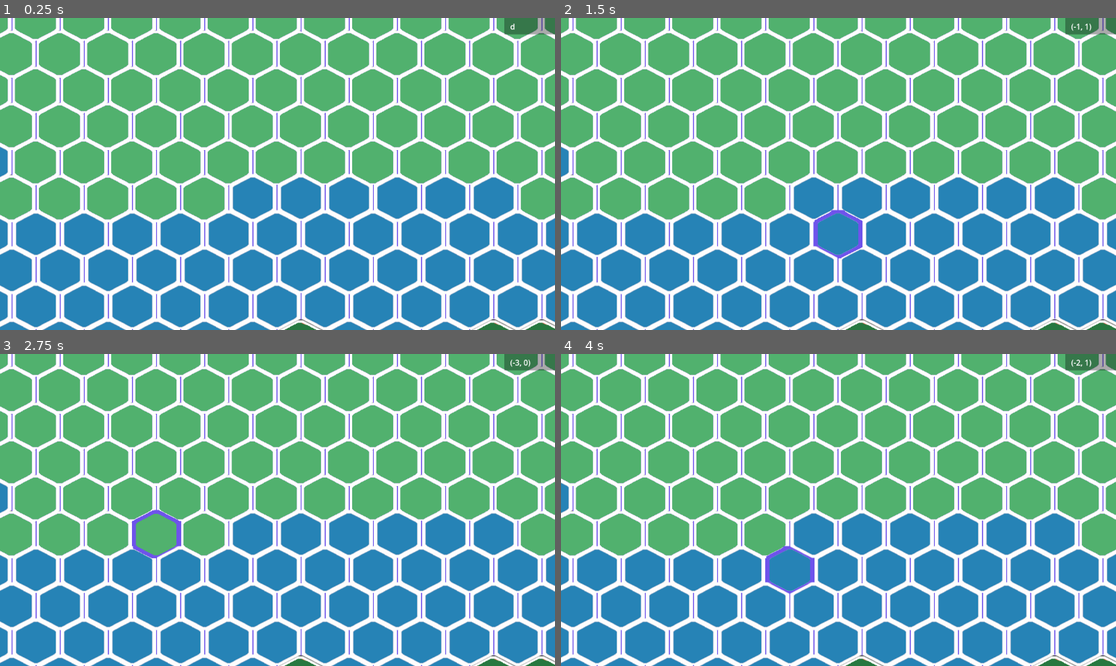
Above: before the commit, frames 1-4 (two rows, left to right).
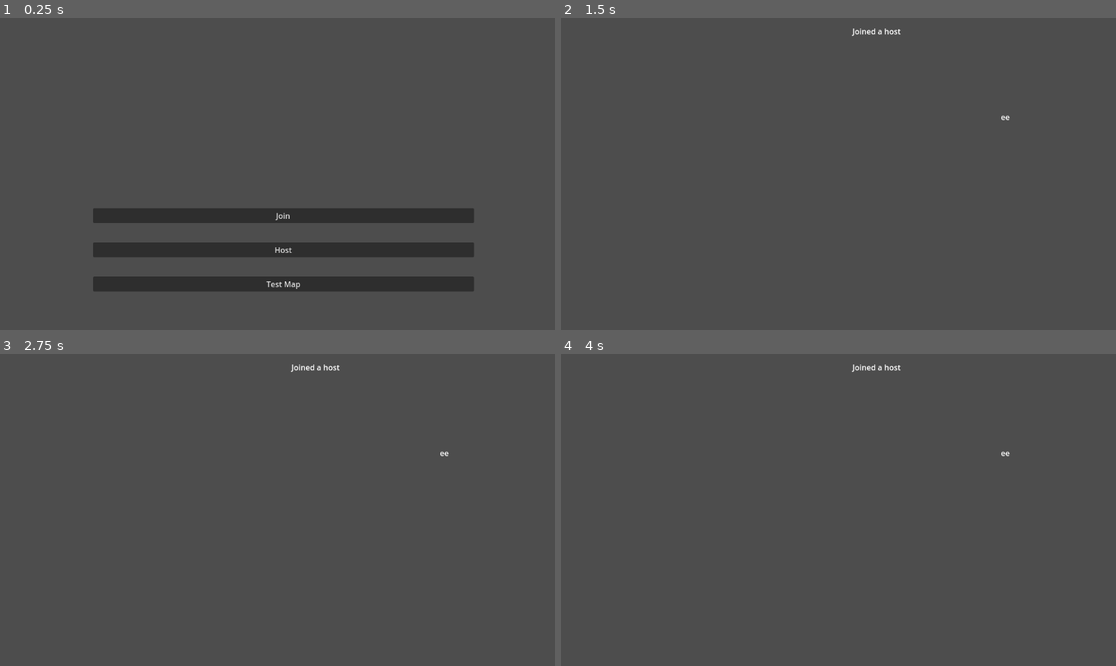
Above: after the commit, the same moments.

Repository: DragonCat4012/Shyv_Game
Game: Godot game, scene res://Scenes/menu.tscn
Same seed, same stepped clock (60 frames per second), same inputs: the game is played once before the commit and once after it. Before the commit the project starts from res://Scenes/map.tscn.
Inputs (mouse positions are in pixels of both pictures, inside the frame that each line leads up to):
- Up to frame 1 (0.25 s): no input
- Up to frame 2 (1.5 s): click (844, 214) at 0.5 s, where only the run after the commit has a clickable "Join"; tap Enter at 1.25 s; move the mouse to (960, 158) at 1.27 s; right-click (960, 158) at 1.35 s
- Up to frame 3 (2.75 s): tap Space at 2 s; move the mouse to (166, 525) at 2.02 s; click (166, 525) at 2.1 s
- Up to frame 4 (4 s): tap Enter at 2.75 s; move the mouse to (894, 441) at 2.77 s; right-click (894, 441) at 2.85 s; tap Space at 3.5 s; move the mouse to (810, 572) at 3.52 s; click (810, 572) at 3.6 s

The runs differ from the first frame. In frame 1, 100% of the frame differs, in the area x 0-100%, y 0-100%; in frame 2, 100%; in frame 3, 100%; in frame 4, 100%.

Commit message:
Created Scenes

Diff:
--- a/GamManager.gd
+++ b/GamManager.gd
@@ -3,18 +3,40 @@
 var multiplayer_peer = ENetMultiplayerPeer.new()
 const Port = 9999
 const Adress = "127.0.0.1"
+var connected_peer_ids = []
 
 func _on_host_pressed():
-	print("host")
 	multiplayer_peer.create_server(Port)
 	multiplayer.multiplayer_peer = multiplayer_peer
-	print("a: ", multiplayer.get_unique_id())
+	print("created host id: ", multiplayer.get_unique_id())
+
+	multiplayer_peer.peer_connected.connect(
+		func(new_peer_id):
+			rpc("add_newly_connected_player_character", new_peer_id)
+			rpc_id(new_peer_id, "add_previously_connected_player_character", connected_peer_ids)
+			addPlayer(new_peer_id)
+	)
+
 
 func _on_join_pressed():
-	print("join")
 	multiplayer_peer.create_client(Adress, Port)
 	multiplayer.multiplayer_peer = multiplayer_peer
-	print("b: ", multiplayer.get_unique_id())
+	print("join with: ", multiplayer.get_unique_id())
+	print("remote id: ", multiplayer.get_peers())
 
 func _on_message_input_text_submitted(new_text):
 	pass
+
+func addPlayer(peer_id):
+	connected_peer_ids.append(peer_id)
+
+@rpc
+func add_newly_connected_player_character(new_per_id):
+	print("added newly: ", new_per_id)
+	addPlayer(new_per_id)
+
+@rpc
+func add_previously_connected_player_character(peer_ids):
+	print("added a few: ", peer_ids)
+	for peer_id in peer_ids:
+		addPlayer(peer_id)
--- /dev/null
+++ b/Scenes/PreGame/PeerView.gd
@@ -0,0 +1,7 @@
+extends Node2D
+
+@onready var host_name = $HostName
+
+
+func _process(delta):
+	host_name.text = "ee"#str(GamManager)
--- /dev/null
+++ b/Scenes/PreGame/PeerView.tscn
@@ -0,0 +1,20 @@
+[gd_scene load_steps=2 format=3 uid="uid://dhmj5fy61v608"]
+
+[ext_resource type="Script" path="res://Scenes/PreGame/PeerView.gd" id="1_hqru8"]
+
+[node name="PeerView" type="Node2D"]
+script = ExtResource("1_hqru8")
+
+[node name="HostName" type="Label" parent="."]
+offset_left = 913.0
+offset_top = 194.0
+offset_right = 1055.0
+offset_bottom = 496.0
+metadata/_edit_use_anchors_ = true
+
+[node name="Label2" type="Label" parent="."]
+offset_left = 605.0
+offset_top = 16.0
+offset_right = 645.0
+offset_bottom = 39.0
+text = "Joined a host"
--- /dev/null
+++ b/Scenes/PreGame/hostView.gd
@@ -0,0 +1,6 @@
+extends Node2D
+
+@onready var player_list = $PlayerList
+
+func _process(delta):
+	player_list.text = str(GamManager.connected_peer_ids)
--- /dev/null
+++ b/Scenes/PreGame/hostView.tscn
@@ -0,0 +1,20 @@
+[gd_scene load_steps=2 format=3 uid="uid://vvn8fgobtq5o"]
+
+[ext_resource type="Script" path="res://Scenes/PreGame/hostView.gd" id="1_a783e"]
+
+[node name="HostView" type="Node2D"]
+script = ExtResource("1_a783e")
+
+[node name="Label" type="Label" parent="."]
+offset_left = 557.0
+offset_top = 43.0
+offset_right = 597.0
+offset_bottom = 66.0
+text = "Host View
+"
+
+[node name="PlayerList" type="Label" parent="."]
+offset_left = 533.0
+offset_top = 135.0
+offset_right = 660.0
+offset_bottom = 372.0
--- /dev/null
+++ b/Scenes/gameOverview.gd
@@ -0,0 +1,11 @@
+extends Node2D
+@onready var label = $Label
+@onready var player_list = $PlayerList
+
+
+func _ready():
+	label.text = str(GamManager.multiplayer.get_unique_id())
+
+
+func _process(delta):
+	player_list.text = str(GamManager.connected_peer_ids)
--- /dev/null
+++ b/Scenes/gameOverview.tscn
@@ -0,0 +1,20 @@
+[gd_scene load_steps=2 format=3 uid="uid://dfb210qwr8tft"]
+
+[ext_resource type="Script" path="res://Scenes/gameOverview.gd" id="1_4deea"]
+
+[node name="GameOverview" type="Node2D"]
+script = ExtResource("1_4deea")
+
+[node name="Label" type="Label" parent="."]
+offset_left = 389.0
+offset_top = 215.0
+offset_right = 803.0
+offset_bottom = 238.0
+text = "xxx"
+
+[node name="PlayerList" type="Label" parent="."]
+offset_left = 397.0
+offset_top = 288.0
+offset_right = 811.0
+offset_bottom = 311.0
+text = "xxx"
--- a/Scenes/menu.gd
+++ b/Scenes/menu.gd
@@ -2,9 +2,11 @@
 
 func _on_join_button_pressed():
 	GamManager._on_join_pressed()
+	get_tree().change_scene_to_file("res://Scenes/PreGame/PeerView.tscn")
 
 func _on_host_button_pressed():
 	GamManager._on_host_pressed()
+	get_tree().change_scene_to_file("res://Scenes/PreGame/hostView.tscn")
 
 func _on_test_pressed():
 	get_tree().change_scene_to_file("res://Scenes/map.tscn")
--- a/project.godot
+++ b/project.godot
@@ -11,7 +11,7 @@
 [application]
 
 config/name="Shyv"
-run/main_scene="res://Scenes/map.tscn"
+run/main_scene="res://Scenes/menu.tscn"
 config/features=PackedStringArray("4.2", "Forward Plus")
 config/icon="res://icon.svg"
 
